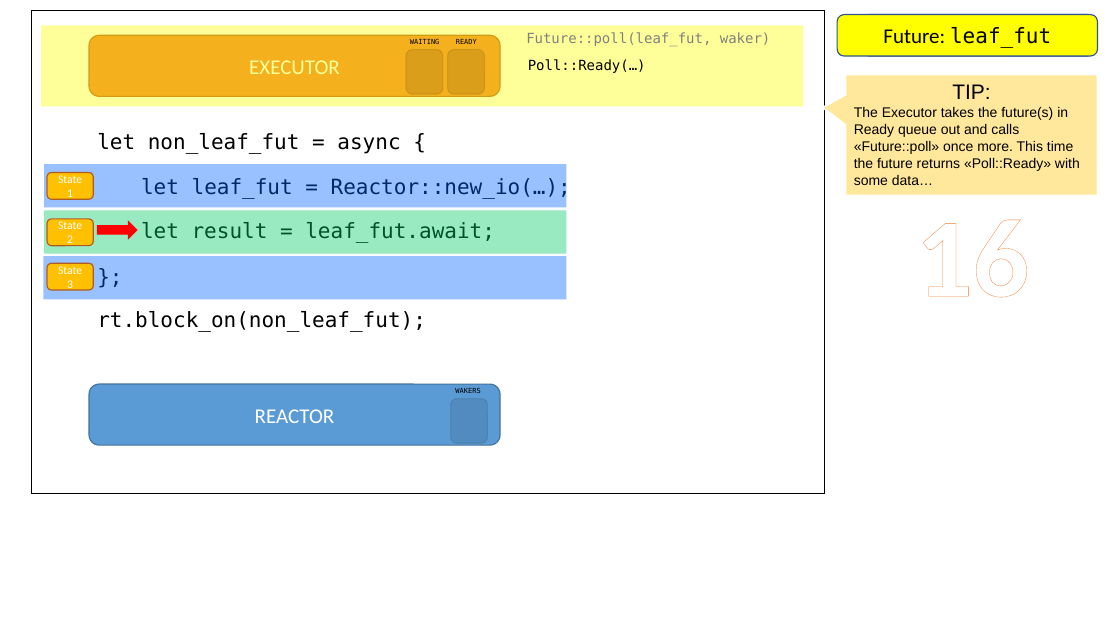
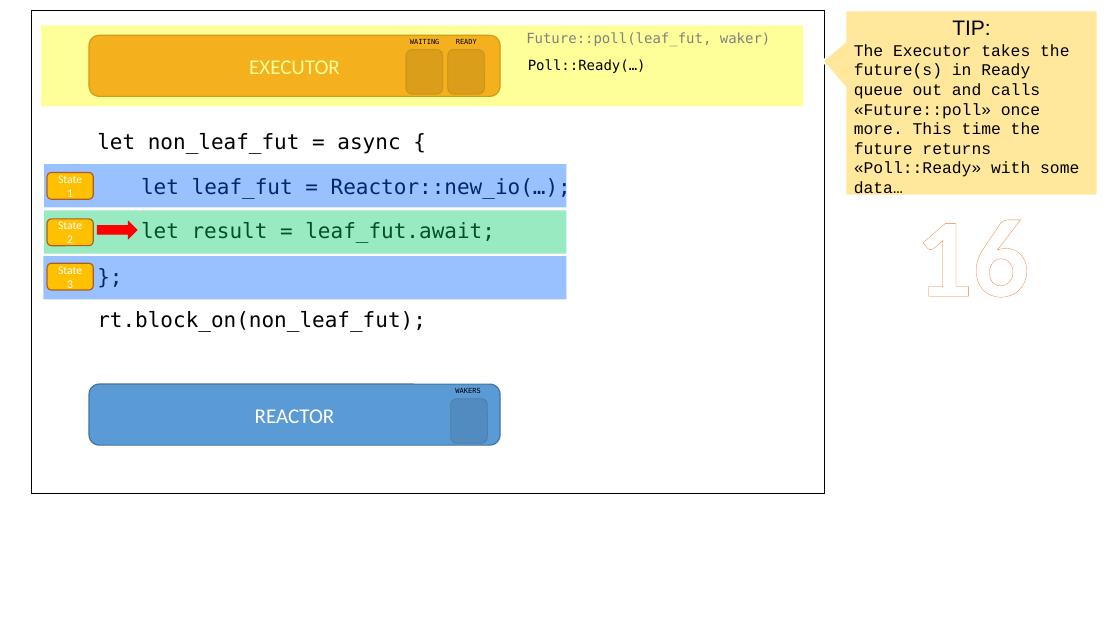
Before and after one commit to pedromfedricci/books-futures-explained, a slide deck: slide 17 of resources/futures_animation.pptx. Drawn at 1120x630 pixels with LibreOffice and Linux fonts; fonts in the diff are those of the drawing. Boxes give left, top, right and bottom in pixels: in the first picture for what was removed or moved away, otherwise in the second. Text is boxed around its words. In the diff, an @@ line names an element or a change of style, - is before the commit and + after.

```diff
--- a/resources/futures_animation.pptx
+++ b/resources/futures_animation.pptx
@@ rounded rectangle removed at [838,14,1098,55] @@
-Future: leaf_fut
@@ speech box "TIP:": place and size @@
-speech box "TIP:" at [846,75,1098,196]
+speech box "TIP:" at [846,11,1098,196]
@@ rounded rectangle removed at [862,14,1094,55] @@
-Future: io_resource
@@ text in speech box at [854,44,1079,198]: size 12 to 14 pt, font Arial to Courier New @@
```
Also in this commit, not shown: 18 other slides changed, 20 other files.
